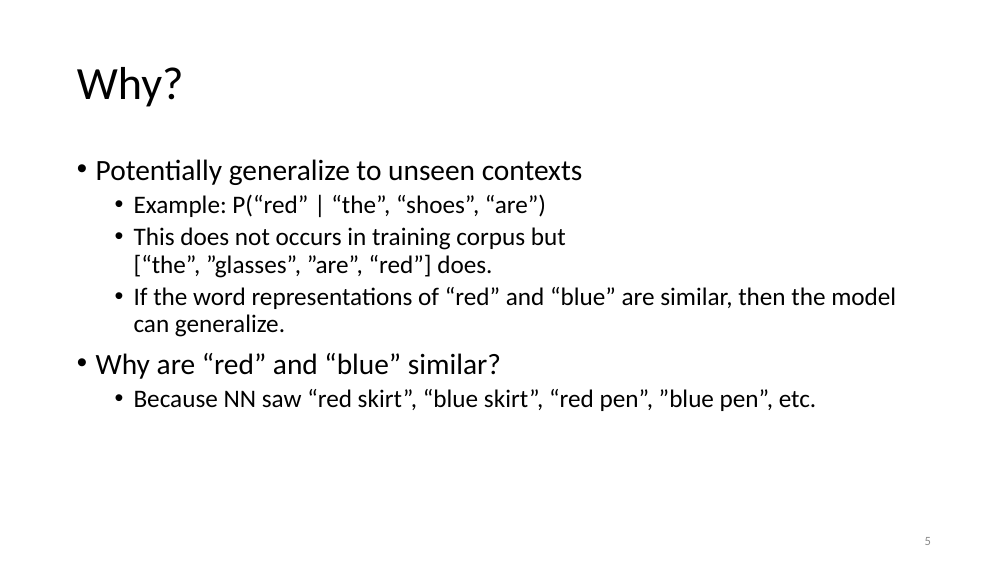
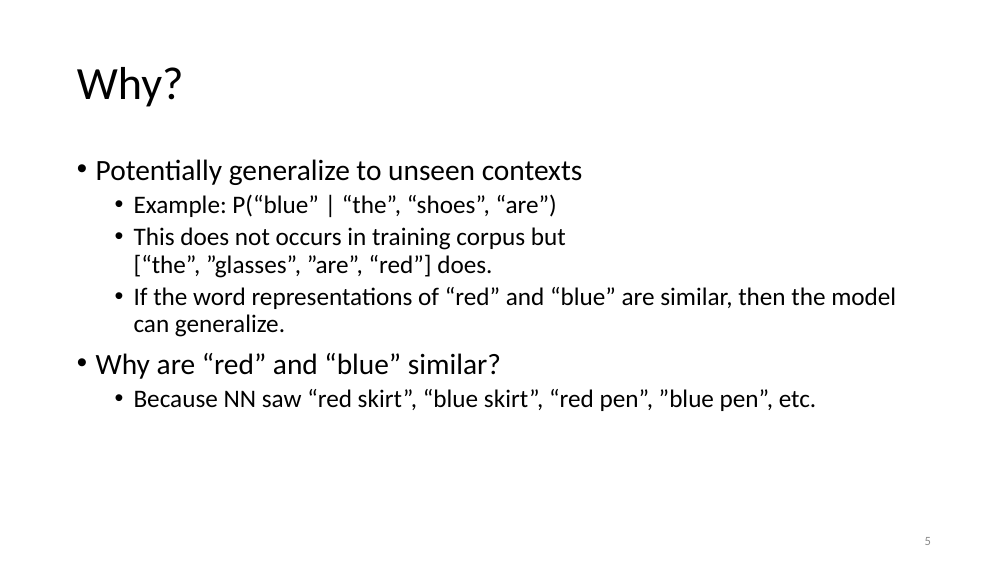
Before and after one commit to isi-nlp/csci_544_fa_18_slides, a slide deck: slide 5 of neural_lm_0928.pptx. Drawn at 1008x567 pixels with LibreOffice and Linux fonts; fonts in the diff are those of the drawing. Boxes give left, top, right and bottom in pixels: in the first picture for what was removed or moved away, otherwise in the second. Text is boxed around its words. In the diff, an @@ line names an element or a change of style, - is before the commit and + after.

```diff
--- a/neural_lm_0928.pptx
+++ b/neural_lm_0928.pptx
@@ text at box(134, 194, 557, 217): text changed @@
-  • Example: P(“red” | “the”, “shoes”, “are”)
+  • Example: P(“blue” | “the”, “shoes”, “are”)
```
Also in this commit, not shown: 4 other slides changed.
